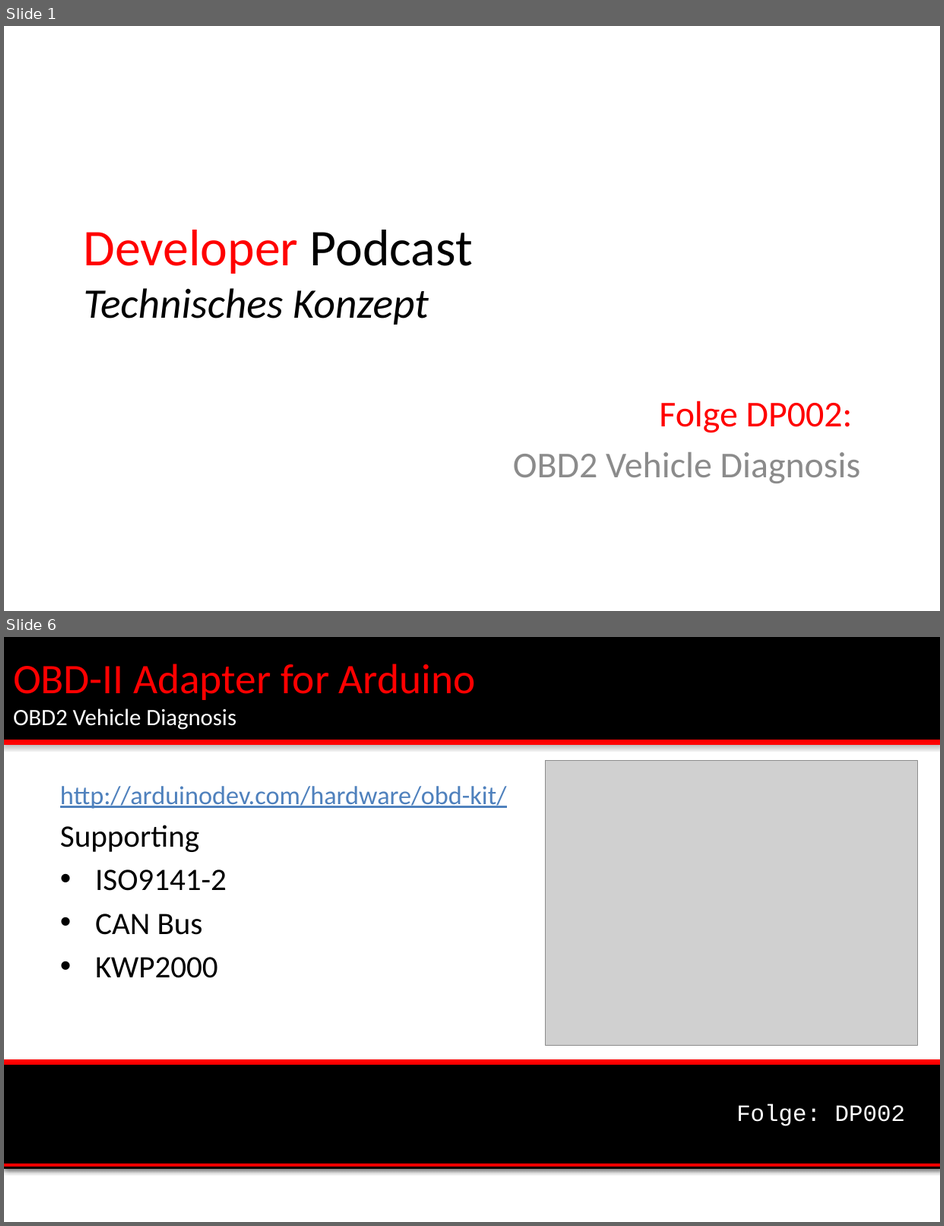
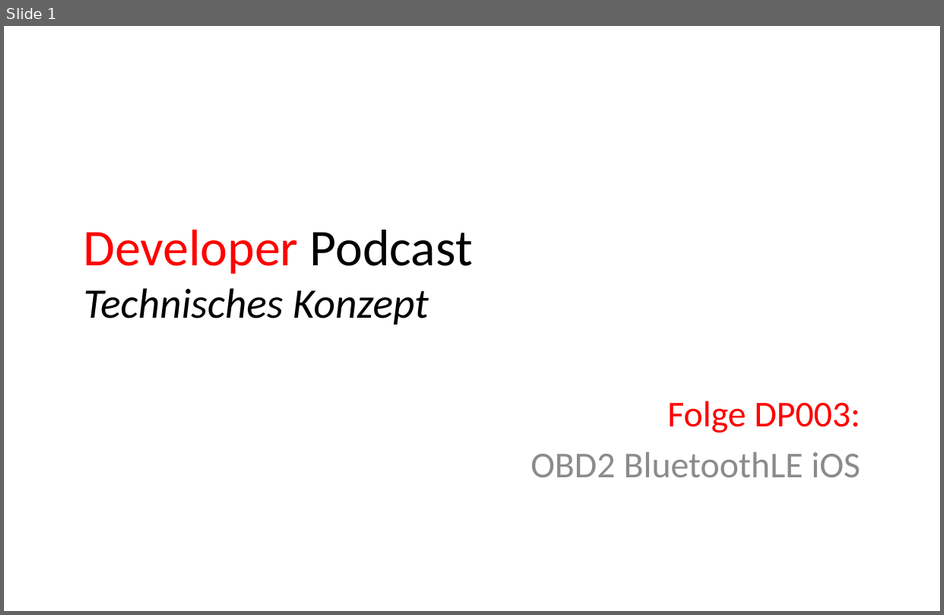
Before and after one commit to msedd/DP003-OBD2_BluetoothLE_iOS, a slide deck: DP003-Technische_Konzept.ppt. Shown one above the other, each under a label of ours: slides 1 and 6 before the commit, slide 1 after it; the slides between them are not shown. The pictures are 944x1226 and 944x615 pixels, drawn with LibreOffice and Linux fonts; fonts in the diff are those of the drawing; grey boxes stand for pictures; background and template pictures are left out. Boxes give left, top, right and bottom in pixels: in the first picture for what was removed or moved away, otherwise in the second. Text is boxed around its words. In the diff, an @@ line names an element or a change of style, - is before the commit and + after.

```diff
--- a/DP003-Technische_Konzept.ppt
+++ b/DP003-Technische_Konzept.ppt
@@ slide 6 removed at [4,637,940,1222], background #FFFFFF @@
@@ rectangle removed at [4,637,940,740] @@
@@ title removed at [13,664,476,730] @@
-OBD-II Adapter for Arduino
-OBD2 Vehicle Diagnosis
@@ rectangle removed at [4,740,940,743] @@
@@ picture removed at [546,761,918,1045] @@
@@ text removed at [60,786,507,978] @@
-http://arduinodev.com/hardware/obd-kit/
-Supporting
-• ISO9141-2
-• CAN Bus
-• KWP2000
@@ rectangle removed at [4,1064,940,1169] @@
@@ rectangle removed at [4,1060,940,1064] @@
@@ text removed at [737,1104,905,1126] @@
-Folge: DP002
@@ line removed from (4, 1165) to (940, 1165) @@
@@ slide 1 changed as well @@
@@ subtitle at [531,401,861,477]: text changed @@
-Folge DP002:
-OBD2 Vehicle Diagnosis
+Folge DP003:
+OBD2 BluetoothLE iOS
```
Also in this commit, not shown: 10 slides added, 8 other slides removed, 10 other files.
